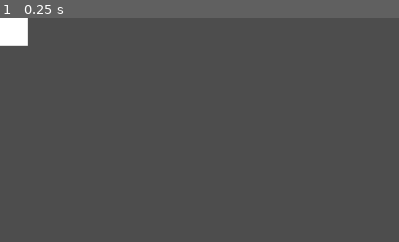
Above: before the commit, frame 1.
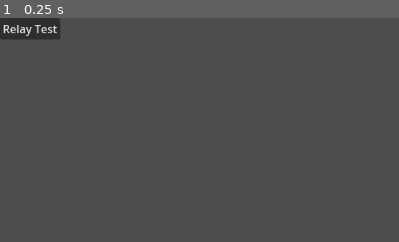
Above: after the commit, the same moment.

Repository: sammypanda/Conset
Game: Godot game, scene res://scenes/main.tscn
Two runs of this game, one before a commit and one after it. Both use one fixed random seed, a clock stepped at 60 frames per second and the inputs below.
Inputs:
- Up to frame 1 (0.25 s): no input
The pictures show only the part of the screen within x 0-50%, y 0-50%; the shares and areas given below are measured in that part.

The runs differ from the first frame. In frame 1, 1.6% of the frame differs, in the area x 0-16%, y 0-13%.

Commit message:
swapped ColorRect with togglable Button

Diff:
--- a/scenes/main.tscn
+++ b/scenes/main.tscn
@@ -1,4 +1,6 @@
-[gd_scene format=3 uid="uid://64d4xn7qe5x7"]
+[gd_scene load_steps=2 format=3 uid="uid://64d4xn7qe5x7"]
+
+[sub_resource type="StyleBoxEmpty" id="StyleBoxEmpty_v363m"]
 
 [node name="Main" type="Node2D"]
 
@@ -10,7 +12,10 @@
 grow_horizontal = 2
 grow_vertical = 2
 
-[node name="button_relayTest" type="ColorRect" parent="Control"]
+[node name="button_relayTest" type="Button" parent="Control"]
 layout_mode = 0
-offset_right = 40.0
-offset_bottom = 40.0
+offset_right = 8.0
+offset_bottom = 8.0
+theme_override_styles/focus = SubResource("StyleBoxEmpty_v363m")
+toggle_mode = true
+text = "Relay Test"
